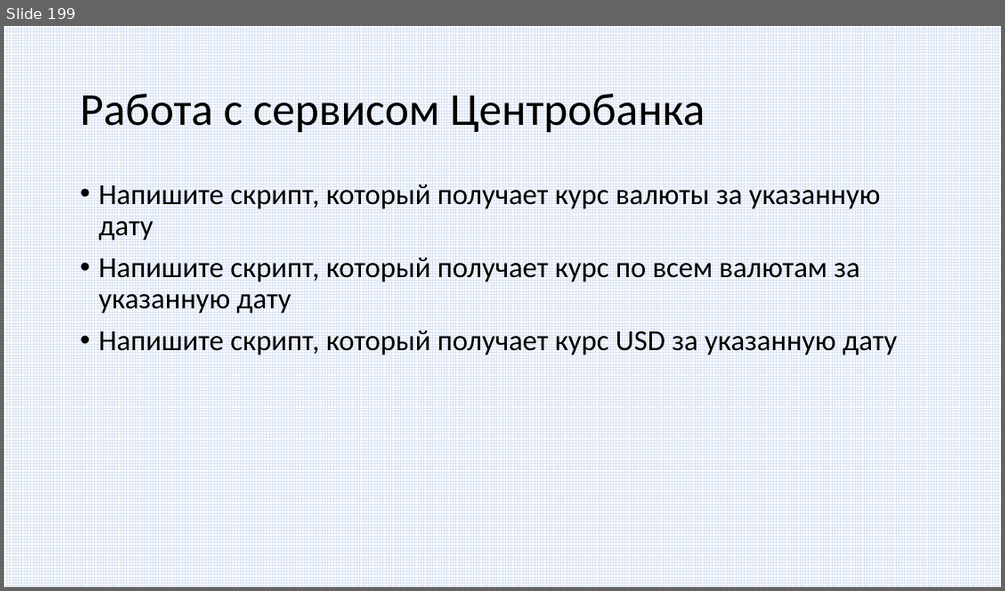
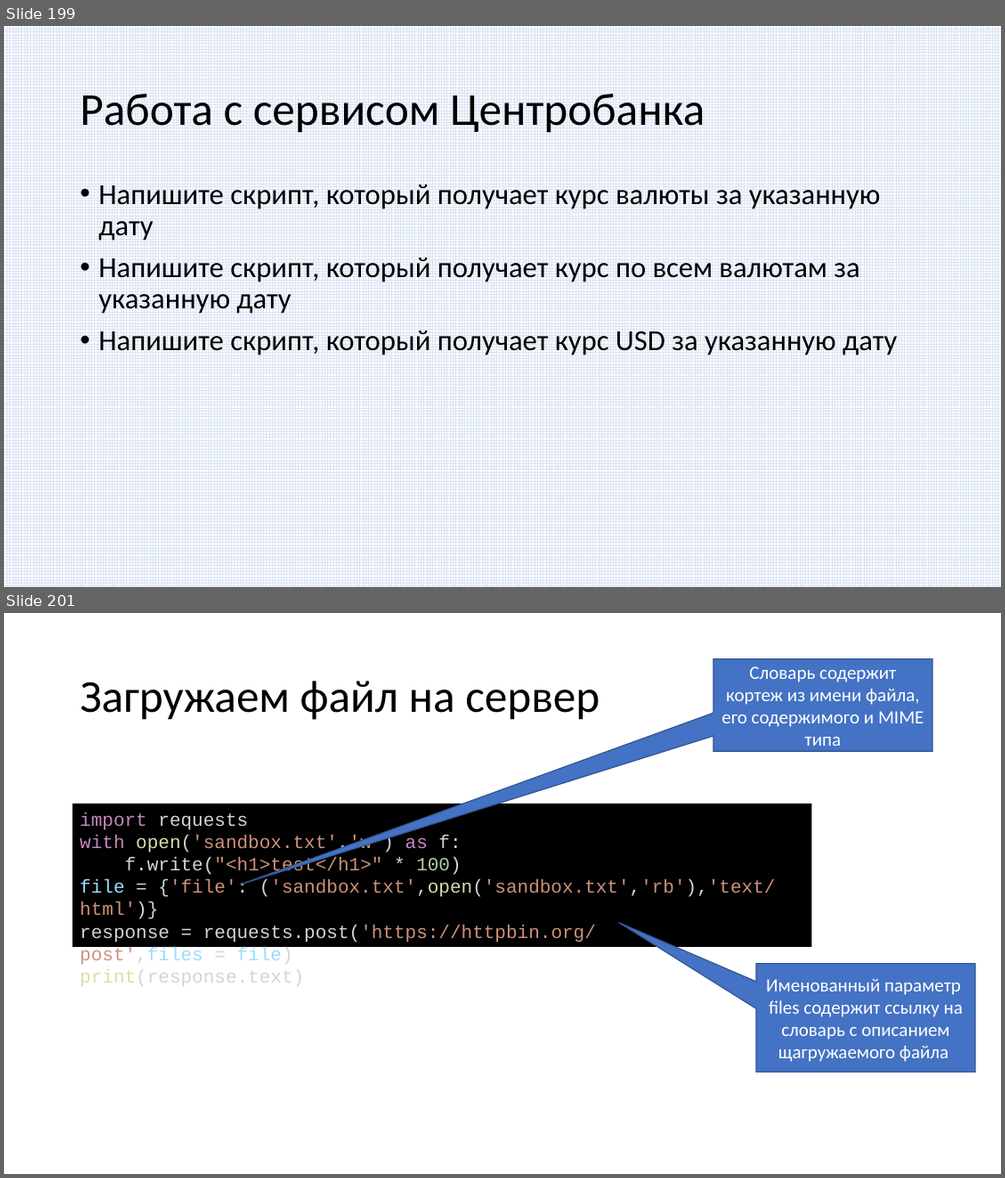
Before and after one commit to paveltsytovich/telegram-course, a slide deck: Presentation/Разработка ботов для телеграмм на Python.pptx. Shown one above the other, each under a label of ours: slide 199 before the commit, slides 199 and 201 after it; the slides between them are not shown. The pictures are 1005x591 and 1005x1178 pixels, drawn with LibreOffice and Linux fonts; fonts in the diff are those of the drawing. Boxes give left, top, right and bottom in pixels: in the first picture for what was removed or moved away, otherwise in the second. Text is boxed around its words. In the diff, an @@ line names an element or a change of style, - is before the commit and + after.

```diff
--- a/Presentation/Разработка ботов для телеграмм на Python.pptx
+++ b/Presentation/Разработка ботов для телеграмм на Python.pptx
@@ slide 201 added at (4, 613, 1001, 1174), background #FFFFFF @@
@@ speech box added at (713, 659, 933, 751), fill #4472C4, outline #325491 1 pt, 18 pt, text #FFFFFF @@
+Словарь содержит кортеж из имени файла, его содержимого и MIME типа
@@ title added at (80, 681, 599, 720), 44 pt, text #000000 @@
+Загружаем файл на сервер
@@ rectangle added at (73, 803, 812, 948), fill #000000, 18 pt, text #CE9178 @@
+import requests
+with open('sandbox.txt','w') as f:
+f.write("<h1>test</h1>" * 100)
+file = {'file': ('sandbox.txt',open('sandbox.txt','rb'),'text/html')}
+response = requests.post('https://httpbin.org/post',files = file)
+print(response.text)
@@ speech box added at (756, 964, 975, 1072), fill #4472C4, outline #325491 1 pt, 18 pt, text #FFFFFF @@
+Именованный параметр files содержит ссылку на словарь с описанием щагружаемого файла
```
Also in this commit, not shown: 3 other slides added.
